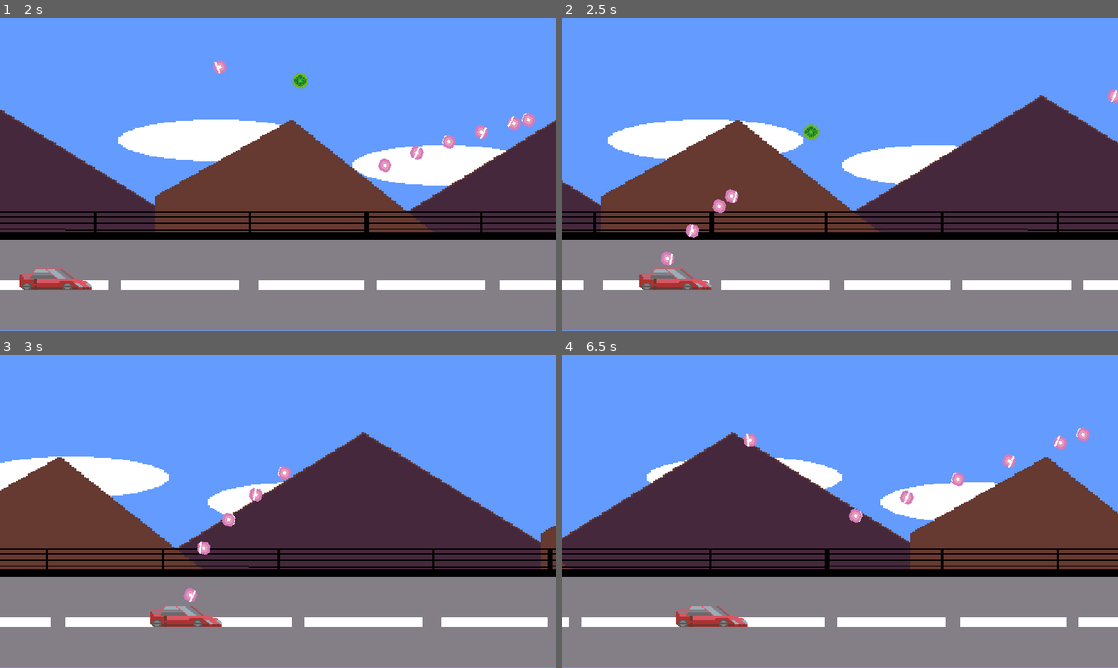
Above: before the commit, frames 1-4 (two rows, left to right).
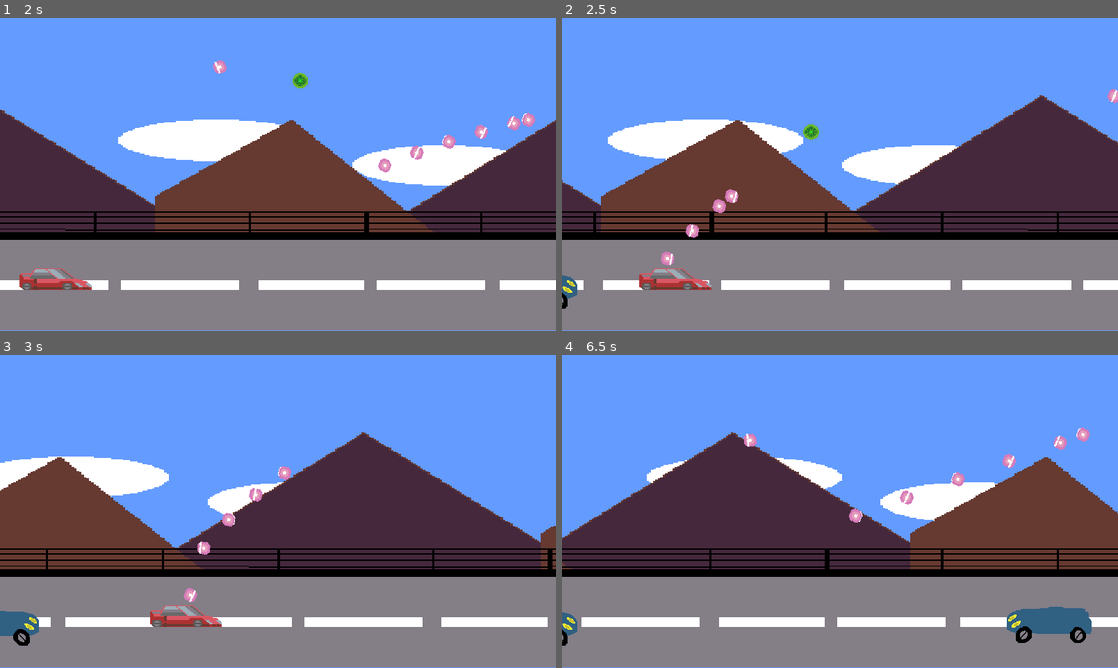
Above: after the commit, the same moments.

Repository: Altered-Dimension-Studios/salil-gerth-shooting
Game: Godot game, scene res://world.tscn
Two runs of this game, one before a commit and one after it. Both use one fixed random seed, a clock stepped at 60 frames per second and the inputs below. The engine's default icon, where the game draws it, is replaced by a stand-in: a white triangle on a blue panel in a dark square.
Inputs (mouse positions are in pixels of both pictures, inside the frame that each line leads up to):
- Up to frame 1 (2 s): move the mouse to (400, 158) at 0.52 s; press the mouse at (400, 158) at 0.53 s; hold D (move_right) 0.53-1.28 s; move the mouse to (166, 190) at 1.27 s; release the mouse at (166, 190) at 1.28 s; hold A (move_left) from 1.28 s (still down); click (166, 190) at 1.35 s
- Up to frame 2 (2.5 s): move the mouse to (895, 105) at 2.02 s; release A (move_left) at 2.03 s; press the mouse at (895, 105) at 2.03 s; hold D (move_right) from 2.03 s (still down)
- Up to frame 3 (3 s): keep holding D (move_right); move the mouse to (250, 574) at 2.77 s; release the mouse at (250, 574) at 2.78 s; click (250, 574) at 2.85 s
- Up to frame 4 (6.5 s): move the mouse to (1006, 558) at 3.52 s; release D (move_right) at 3.53 s; press the mouse at (1006, 558) at 3.53 s; hold A (move_left) 3.53-5.78 s; move the mouse to (673, 464) at 4.27 s; release the mouse at (673, 464) at 4.28 s; click (673, 464) at 4.35 s; move the mouse to (867, 511) at 5.02 s; press the mouse at (867, 511) at 5.03 s; move the mouse to (756, 433) at 5.77 s; release the mouse at (756, 433) at 5.78 s; hold D (move_right) from 5.78 s (still down); click (756, 433) at 5.85 s

Frame 1 is identical in both runs. In frame 2, 0.2% of the frame differs, in the area x 0-3%, y 82-93%; in frame 3, 0.6%; in frame 4, 2.1%, in the area x 0-96%, y 80-93%.

Commit message:
Spawner for trucks. Add placeholder truck
I am grate artiste

Diff:
--- a/entities/enemy-spawner/enemy_spawner.gd
+++ b/entities/enemy-spawner/enemy_spawner.gd
@@ -1,10 +1,15 @@
 extends Node2D
 
+const SPAWN_OFFSET_X: int = 100
 const SPAWN_OFFSET_Y: int = 100
 const KAMIKAZE_ENEMY = preload("res://entities/kamikaze-enemy/kamikaze-enemy.tscn")
+const TRUCK_ENEMY = preload("res://entities/truck-enemy/truck-enemy.tscn")
 const TOP_RANGE = [0.2, 0.48]
+const LEFT_SPAWN_POINT: float = 0.03
+const RIGHT_SPAWN_POINT: float = 0.65
 enum Spawns {LEFT_SPAWN, TOP_SPAWN, RIGHT_SPAWN}
 var rng = RandomNumberGenerator.new()
+
 
 func _on_spawn_timer_timeout() -> void:
 	random_spawn()
@@ -30,12 +35,29 @@
 	enemy.position = enemy_spawn_location.position
 
 	add_child(enemy)
-	# TODO: add transition
 
 
 func spawn_left():
-	pass
+	var enemy = TRUCK_ENEMY.instantiate()
+
+	var enemy_spawn_location = $SpawnLocation
+	enemy_spawn_location.progress_ratio = LEFT_SPAWN_POINT
+	enemy_spawn_location.position.x -= SPAWN_OFFSET_X
+	enemy.position = enemy_spawn_location.position
+	enemy.set_transition_direction(Vector2(1, 0))
+
+	add_child(enemy)
 
 
 func spawn_right():
-	pass
+	var enemy = TRUCK_ENEMY.instantiate()
+	# flip sprite
+	enemy.transform.x *= -1
+
+	var enemy_spawn_location = $SpawnLocation
+	enemy_spawn_location.progress_ratio = RIGHT_SPAWN_POINT
+	enemy_spawn_location.position.x += SPAWN_OFFSET_X
+	enemy.position = enemy_spawn_location.position
+	enemy.set_transition_direction(Vector2(-1, 0))
+
+	add_child(enemy)
--- /dev/null
+++ b/entities/enemy/enemy.gd
@@ -0,0 +1,16 @@
+extends Area2D
+class_name Enemy
+
+var health
+const PLAYER_COLLISION_LAYER_INDEX: int = 1
+
+func _on_area_entered(area: Area2D) -> void:
+
+	if area.get_collision_layer_value(PLAYER_COLLISION_LAYER_INDEX):
+		# TODO: add explosion gfx here
+		queue_free()
+
+	health -= 1
+	if health <= 0:
+		# TODO: add explosion gfx here
+		queue_free()
--- a/entities/kamikaze-enemy/kamikaze_enemy.gd
+++ b/entities/kamikaze-enemy/kamikaze_enemy.gd
@@ -1,18 +1,18 @@
-extends Area2D
+extends Enemy
 
 enum State {DROP_DOWN, CHARGE_ATTACK, ATTACK}
-const PLAYER_COLLISION_LAYER_INDEX: int = 1 # TODO: move this in some global class
 const SPEED = 300
 var curren_state: int
-var health = 3
 var path_to_player_car: Vector2
 var charged_up: bool = false
 var timer: float
 
 
 func _init() -> void:
+	health = 3
 	curren_state = State.DROP_DOWN
 	timer = 0.7
+
 
 func _physics_process(delta: float) -> void:
 	match curren_state:
@@ -24,18 +24,6 @@
 			attack(delta)
 
 
-func _on_area_entered(area: Area2D) -> void:
-
-	if area.get_collision_layer_value(PLAYER_COLLISION_LAYER_INDEX):
-		# TODO: add explosion gfx here
-		queue_free()
-
-	health -= 1
-	if health <= 0:
-		# TODO: add explosion gfx here
-		queue_free()
-
-
 func charge_attack(delta) -> void:
 	position += (path_to_player_car * SPEED * delta) * -1
 	if timer >= 0:
@@ -44,7 +32,7 @@
 		curren_state = State.ATTACK
 
 
-func attack(delta) -> void:
+func attack(delta: float) -> void:
 	position += path_to_player_car * SPEED * delta
 
 
--- /dev/null
+++ b/entities/truck-enemy/truck-enemy.tscn
@@ -0,0 +1,37 @@
+[gd_scene load_steps=5 format=3 uid="uid://dnknxrgguf1ea"]
+
+[ext_resource type="Script" path="res://entities/truck-enemy/truck_enemy.gd" id="1_pp4n0"]
+[ext_resource type="Texture2D" uid="uid://dnj30i230nhrc" path="res://entities/truck-enemy/truck-enemy.png" id="2_1jvyr"]
+
+[sub_resource type="RectangleShape2D" id="RectangleShape2D_piafv"]
+size = Vector2(172, 51)
+
+[sub_resource type="SpriteFrames" id="SpriteFrames_8kj8t"]
+animations = [{
+"frames": [{
+"duration": 1.0,
+"texture": ExtResource("2_1jvyr")
+}],
+"loop": true,
+"name": &"default",
+"speed": 5.0
+}]
+
+[node name="TruckEnemy" type="Area2D"]
+collision_layer = 4
+collision_mask = 3
+script = ExtResource("1_pp4n0")
+
+[node name="CollisionShape2D" type="CollisionShape2D" parent="."]
+position = Vector2(-7, 15.5)
+shape = SubResource("RectangleShape2D_piafv")
+
+[node name="AnimatedSprite2D" type="AnimatedSprite2D" parent="."]
+sprite_frames = SubResource("SpriteFrames_8kj8t")
+
+[node name="VisibleOnScreenNotifier2D" type="VisibleOnScreenNotifier2D" parent="."]
+position = Vector2(-89, 15.5)
+scale = Vector2(0.4, 2.55)
+
+[connection signal="area_entered" from="." to="." method="_on_area_entered"]
+[connection signal="screen_exited" from="VisibleOnScreenNotifier2D" to="." method="_on_visible_on_screen_notifier_2d_screen_exited"]
--- /dev/null
+++ b/entities/truck-enemy/truck_enemy.gd
@@ -0,0 +1,23 @@
+extends Enemy
+
+const SPEED: int = 100
+var transition_direction: Vector2
+
+func _init():
+	health = 5
+
+
+func _process(delta: float) -> void:
+	horizontal_transition(delta)
+
+
+func set_transition_direction(direction: Vector2):
+	transition_direction = direction
+
+
+func horizontal_transition(delta: float):
+	position += transition_direction * SPEED * delta
+
+
+func _on_visible_on_screen_notifier_2d_screen_exited() -> void:
+	queue_free()
--- a/world.tscn
+++ b/world.tscn
@@ -23,8 +23,9 @@
 script = ExtResource("4_lc5xu")
 
 [node name="SpawnLocation" type="PathFollow2D" parent="EnemySpawner"]
-position = Vector2(1076.18, 0)
-progress = 1724.17
+position = Vector2(0, 540.242)
+rotation = -1.5708
+progress = 107.761
 
 [node name="SpawnTimer" type="Timer" parent="EnemySpawner"]
 autostart = true
Binary file added: entities/truck-enemy/truck-enemy.png
Not shown, added: entities/truck-enemy/truck-enemy.png.import
